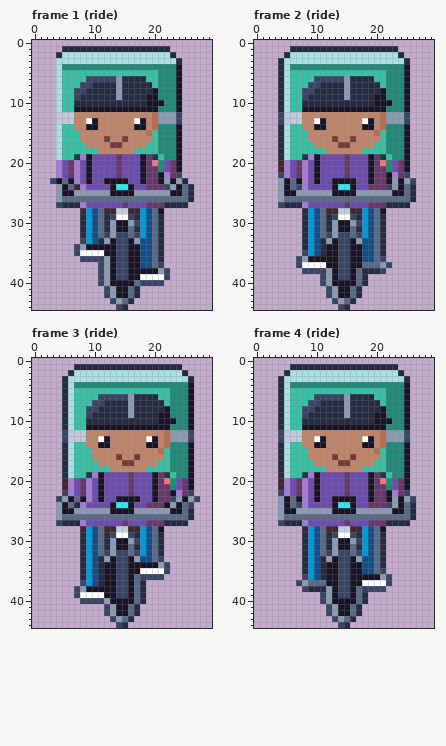
Pixel-art file, stored at art/hood-people/delivery-cyclist@62.aseprite. The first picture shows the starting point.
30x45 pixels, 4 frames. Shown: frame 1 (ride), frame 2 (ride), frame 3 (ride), frame 4 (ride). The commit also changed other frames, which this record leaves out.
After:
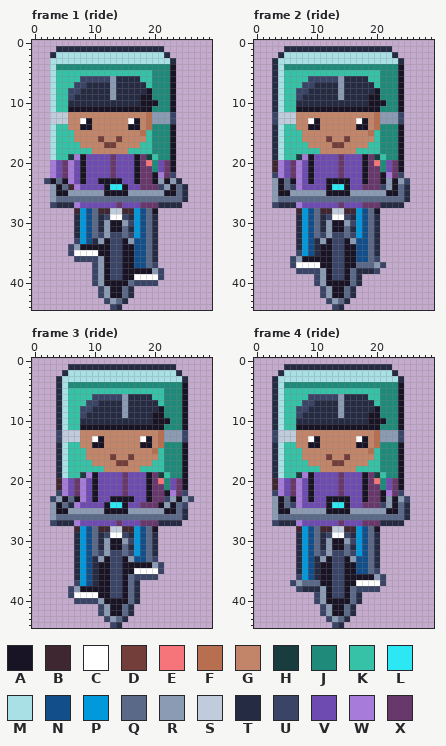
Palette (. is transparent): A #181425  B #3e2731  C #ffffff  D #733e39  E #f6757a  F #b86f50  G #c28569  H #193c3e  J #1f8a7a  K #35c2a6  L #2ce8f5  M #a8e0e6  N #124e89  P #0099db  Q #5a6988  R #8b9bb4  S #c0cbdc  T #262b44  U #3a4466  V #6d4bb0  W #a77bd9  X #68386c
Changes in this commit:
Changed rows in their new state; - is an unchanged pixel.
Frame 1 (ride):
first column x 2:
 1 --T-----------------.----
 2 -TM-----------------T.---
 3 -M-------------------T.--
 4 -MJ------------------A.--
 5 -MK---------------J--A.--
 6 -MK---U----RT---K-J--A.--
 7 -MK--U-T---RT----KJ--A.--
 8 -MK-U-T----RT----AJ--A.--
 9 -MK-UT-----RT---A-J--A.--
10 -MK-T-----------A--J-A.--
11 -MK-A-------------J--A.--
12 -S--G------------FR--U.--
13 -S--G-CAG-----CAGFR--U.--
14 -MK-G-A-G-----A-GFJ--A.--
15 -MK--G----------FKJ--A.--
16 -MK--G---DG-DG---KJ--A.--
17 -MK---G---D-G---K-J--A.--
18 -MK-----G-----K---J--A.--
19 -MK-HWAV---XV--AXHKJ-A.--
20 -WVXWVAV---XV--AXEJVXA.--
21 -WVXWVAV---XV--AX-JVXA.--
22 -WVXWVAV---XV--AX-AWXU.--
23 UAQAWVAV-A---V-AX-ARART.-
24 -RAQBWV---AL-AV-X--URAQT.
25 -RA-R-----A---R-----A-QT.
26 -RQ--------------------T.
27 -UT--WV-----XV--X--T---.-
28 -----BPNQB-S-B-PNQA.-----
29 -----TPNQTUC-UTPNQT.-----
30 -----TPNQTRA-RUPNQT.-----
31 -----TPNQTRA-QTPNQT.-----
32 -----TPNQURU-QUPNQT.-----
33 -----UPNTRAU-ARN-QT.-----
34 ----URA----U-A-N-QT.-----
35 ----UC---A-U-A-N-QT.-----
36 -----U---RAU-A-N-QT.-----
37 --------URAU-A-N-QU.-----
38 --------URAU-A----RU.----
39 --------URAU-A-C---U.----
40 --------URA---QU---.-----
41 ---------URA-QT.---------
42 ---------URA-QT.---------
43 ----------URQT.----------
44 -----------UT.-----------
Frame 2 (ride):
first column x 3:
 1 --T-----------------.---
 2 -TM-----------------T.--
 3 TM-------------------T.-
 4 TMJ------------------A.-
 5 TMK---------------J--A.-
 6 TMK---U----RT---K-J--A.-
 7 TMK--U-T---RT----KJ--A.-
 8 TMK-U-T----RT----AJ--A.-
 9 TMK-UT-----RT---A-J--A.-
10 TMK-T-----------A--J-A.-
11 TMK-A-------------J--A.-
12 US--G------------FR--U.-
13 US--G-CAG-----CAGFR--U.-
14 TMK-G-A-G-----A-GFJ--A.-
15 TMK--G----------FKJ--A.-
16 TMK--G---DG-DG---KJ--A.-
17 TMK---G---D-G---K-J--A.-
18 TMK-----G-----K---J--A.-
19 TMK-HWAV---XV--AXHKJ-A.-
20 BWVXWVAV---XV--AXEJVXA.-
21 BWVXWVAV---XV--AX-JVXA.-
22 UWVXWVAV---XV--AX-AWXU.-
23 RAQAWVAV-A---V-AX-ARARU.
24 RAQUWV---AL-AV-X--URAQT.
25 RA-R-----A---R-----A-QT.
26 RQ--------------------T.
27 UT--WV-----XV--X--T---.-
28 ----BPNQB-S-B-PNQA.-----
29 ----TPNQTUC-UTPNQT.-----
30 ----TPNQTRA-RUPNQT.-----
31 ----TPNQTRA-QTPNQT.-----
32 ----TPNQURU-QUPNQT.-----
33 ----TPNTRAU-ARN-QT.-----
34 ----TPNTA-U-A-N-QT.-----
35 ----UPNTA-U-A-N-QT.-----
36 ---URA----U-A-N-QU.-----
37 ---UC---A-U-A-Q--RU.----
38 ----U---RAU-AQT--U.-----
39 -------URAU-AQT.--------
40 -------URA---QT.--------
41 --------URA-QT.---------
42 --------URA-QT.---------
43 ---------URQT.----------
44 ----------UT.-----------
Frame 3 (ride):
first column x 3:
 1 ---T-----------------.---
 2 --TM-----------------T.--
 3 -TM-------------------T.-
 4 -TMJ------------------A.-
 5 -TMK---------------J--A.-
 6 -TMK---U----RT---K-J--A.-
 7 -TMK--U-T---RT----KJ--A.-
 8 -TMK-U-T----RT----AJ--A.-
 9 -TMK-UT-----RT---A-J--A.-
10 -TMK-T-----------A--J-A.-
11 -TMK-A-------------J--A.-
12 -US--G------------FR--U.-
13 -US--G-CAG-----CAGFR--U.-
14 -TMK-G-A-G-----A-GFJ--A.-
15 -TMK--G----------FKJ--A.-
16 -TMK--G---DG-DG---KJ--A.-
17 -TMK---G---D-G---K-J--A.-
18 -TMK-----G-----K---J--A.-
19 -TMK-HWAV---XV--AXHKJ-A.-
20 -BWVXWVAV---XV--AXEJVXA.-
21 -BWVXWVAV---XV--AX-JVXA.-
22 -UWVXWVAV---XV--AX-AWXU.-
23 URAQAWVAV-A---V-AX-URARU.
24 RAQTWV---AL-AV-X--ARAQU.-
25 RA-R-----A---R-----A-QT.-
26 RQ--------------------T.-
27 UT--WV-----XV--X--T---.--
28 ----BPNQB-S-B-PNQA.------
29 ----TPNQTUC-UTPNQT.------
30 ----TPNQTRA-RUPNQT.------
31 ----TPNQTRA-QTPNQT.------
32 ----TPNQURU-QUPNQT.------
33 ----TPNTRAU-ARN-QU.------
34 ----TPNTA-U-A----RU.-----
35 ----TPNTA-U-A-C---U.-----
36 ----TPNTA-U-AQU---.------
37 ----UPNTA-U-AQT.---------
38 ---URA----U-AQT.---------
39 ---UC---A-U-AQT.---------
40 ----U---RA---QT.---------
41 --------URA-QT.----------
42 --------URA-QT.----------
43 ---------URQT.-----------
44 ----------UT.------------
Frame 4 (ride):
first column x 3:
 1 --T-----------------.---
 2 -TM-----------------T.--
 3 TM-------------------T.-
 4 TMJ------------------A.-
 5 TMK---------------J--A.-
 6 TMK---U----RT---K-J--A.-
 7 TMK--U-T---RT----KJ--A.-
 8 TMK-U-T----RT----AJ--A.-
 9 TMK-UT-----RT---A-J--A.-
10 TMK-T-----------A--J-A.-
11 TMK-A-------------J--A.-
12 US--G------------FR--U.-
13 US--G-CAG-----CAGFR--U.-
14 TMK-G-A-G-----A-GFJ--A.-
15 TMK--G----------FKJ--A.-
16 TMK--G---DG-DG---KJ--A.-
17 TMK---G---D-G---K-J--A.-
18 TMK-----G-----K---J--A.-
19 TMK-HWAV---XV--AXHKJ-A.-
20 BWVXWVAV---XV--AXEJVXA.-
21 BWVXWVAV---XV--AX-JVXA.-
22 UWVXWVAV---XV--AX-AWXU.-
23 RAQAWVAV-A---V-AX-ARARU.
24 RAQUWV---AL-AV-X--URAQT.
25 RA-R-----A---R-----A-QT.
26 RQ--------------------T.
27 UT--WV-----XV--X--T---.-
28 ----BPNQB-S-B-PNQA.-----
29 ----TPNQTUC-UTPNQT.-----
30 ----TPNQTRA-RUPNQT.-----
31 ----TPNQTRA-QTPNQT.-----
32 ----TPNQURU-QUPNQT.-----
33 ----TPNTRAU-ARN-QT.-----
34 ----TPNTA-U-A-N-QT.-----
35 ----TPNTA-U-A-N-QU.-----
36 ----UPNTA-U-A----RU.----
37 ---URQ--A-U-A-C---U.----
38 ----UT--RAU-AQU---.-----
39 -------URAU-AQT.--------
40 -------URA---QT.--------
41 --------URA-QT.---------
42 --------URA-QT.---------
43 ---------URQT.----------
44 ----------UT.-----------
